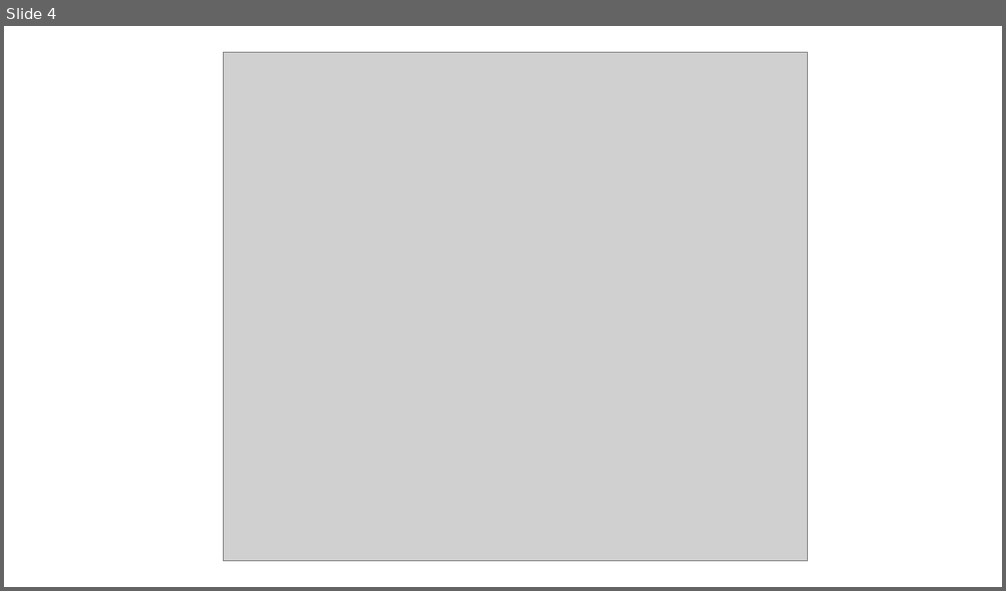
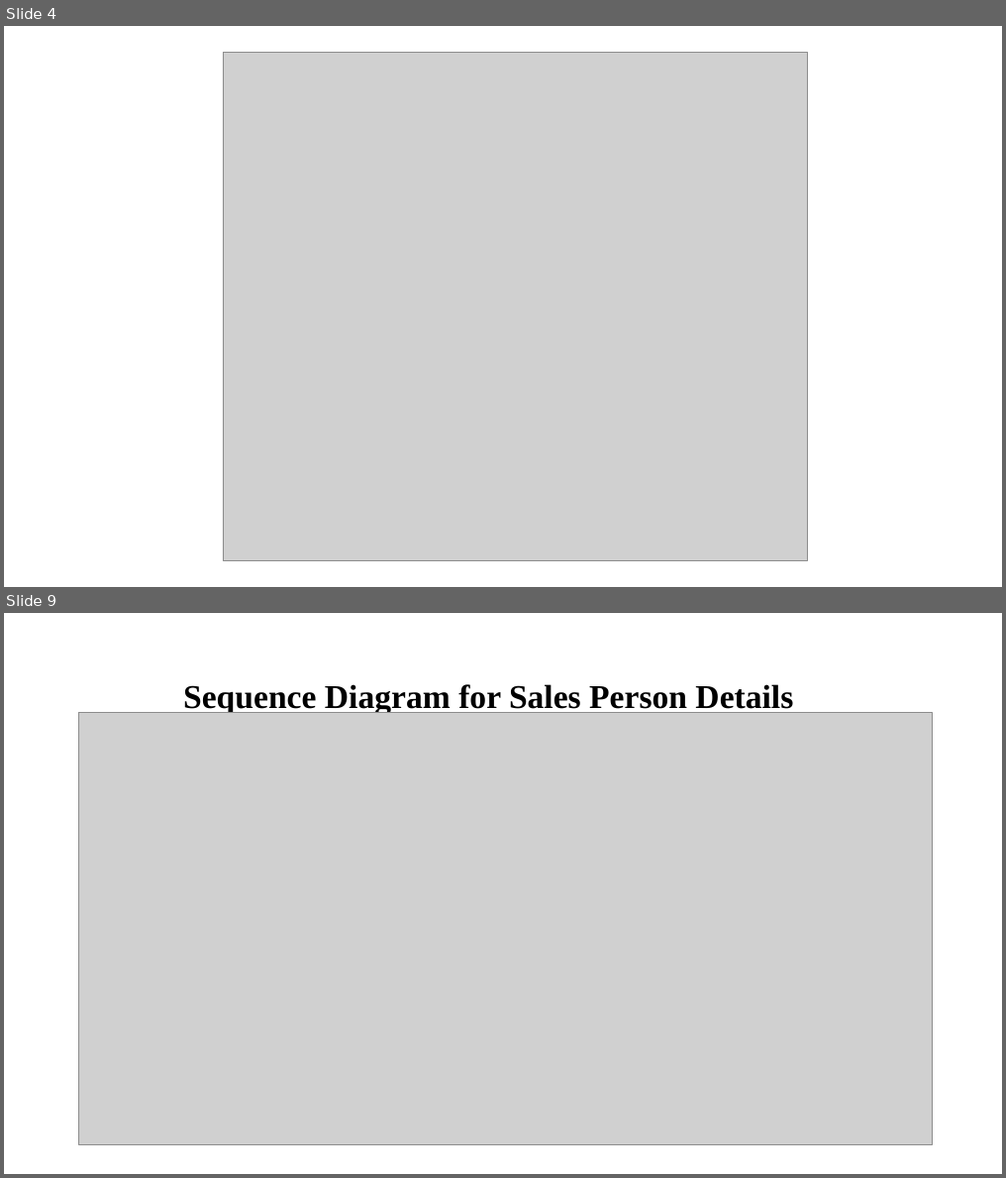
Before and after one commit to asing472/Great_Outdoor_Group_B, a slide deck: Presentation/Presentation1.pptx. Shown one above the other, each under a label of ours: slide 4 before the commit, slides 4 and 9 after it; the slides between them are not shown. The pictures are 1006x591 and 1006x1178 pixels, drawn with LibreOffice and Linux fonts; fonts in the diff are those of the drawing; grey boxes stand for pictures. Boxes give left, top, right and bottom in pixels: in the first picture for what was removed or moved away, otherwise in the second. Text is boxed around its words. In the diff, an @@ line names an element or a change of style, - is before the commit and + after.

```diff
--- a/Presentation/Presentation1.pptx
+++ b/Presentation/Presentation1.pptx
@@ slide 9 added at box(4, 613, 1002, 1174), background #FFFFFF @@
@@ text added at box(183, 684, 793, 714), 32 pt, text #000000, bold @@
+Sequence Diagram for Sales Person Details
@@ picture added at box(79, 712, 933, 1145) @@
```
Also in this commit, not shown: 15 other slides added, 2 slides removed.
